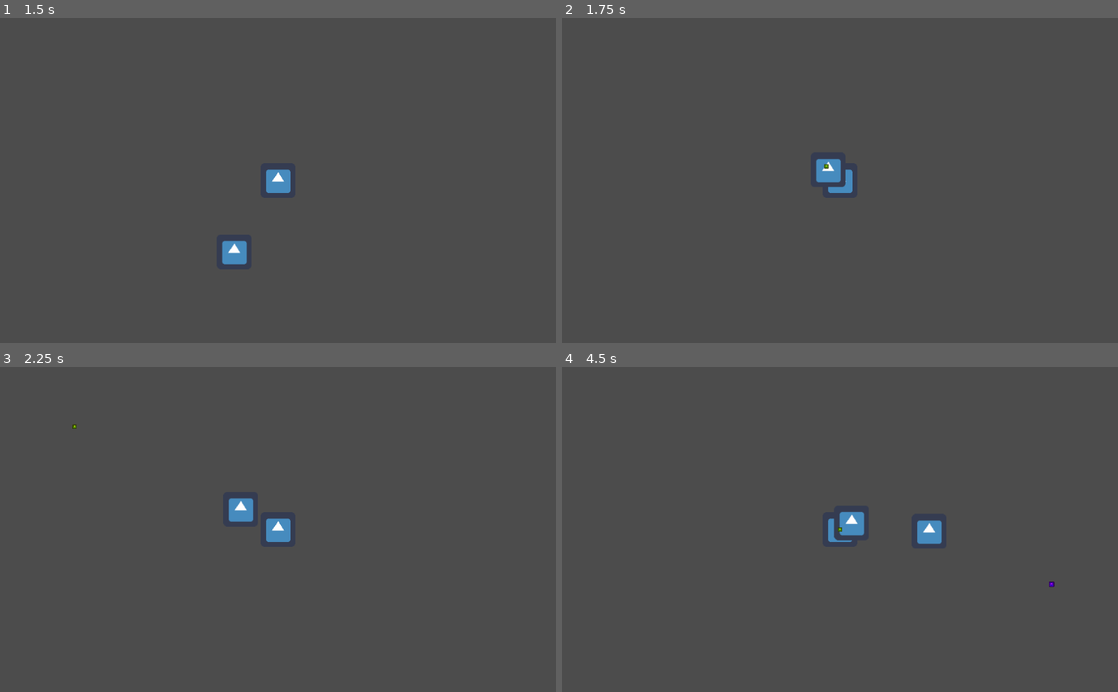
Above: before the commit, frames 1-4 (two rows, left to right).
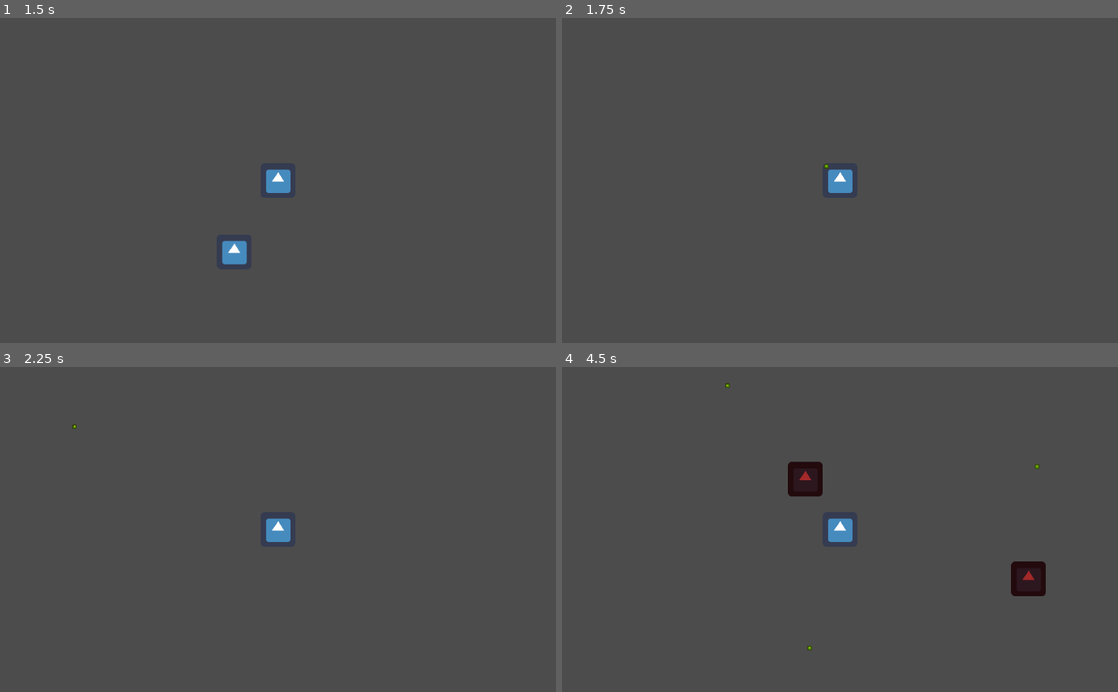
Above: after the commit, the same moments.

Repository: Atroce22/PoringHunters
Game: Godot game, scene res://src/Game.tscn
Same seed, same stepped clock (60 frames per second), same inputs: the game is played once before the commit and once after it. The engine's default icon, where the game draws it, is replaced by a stand-in: a white triangle on a blue panel in a dark square.
Inputs:
- Up to frame 1 (1.5 s): tap Enter at 0.5 s; hold Right (ui_right) 0.53-1.28 s; hold Down (ui_down) from 1.28 s (still down)
- Up to frame 2 (1.75 s): keep holding Down (ui_down)
- Up to frame 3 (2.25 s): release Down (ui_down) at 2.03 s; hold Right (ui_right) from 2.03 s (still down)
- Up to frame 4 (4.5 s): release Right (ui_right) at 2.78 s; hold Up (ui_up) 2.78-3.53 s; hold Left (ui_left) from 3.53 s (still down)

Frame 1 is identical in both runs. In frame 2, 0.3% of the frame differs, in the area x 45-51%, y 43-53%; in frame 3, 0.3%; in frame 4, 2.1%, in the area x 29-89%, y 4-88%.

Commit message:
Initial commit to the repository

Diff:
--- a/project.godot
+++ b/project.godot
@@ -13,6 +13,11 @@
 "class": "Enemy",
 "language": "GDScript",
 "path": "res://src/Enemy.gd"
+}, {
+"base": "Area2D",
+"class": "Expirience",
+"language": "GDScript",
+"path": "res://src/Expirience.gd"
 }, {
 "base": "",
 "class": "GitAPI",
@@ -31,6 +36,7 @@
 } ]
 _global_script_class_icons={
 "Enemy": "",
+"Expirience": "",
 "GitAPI": "",
 "Projectile": "",
 "Unit": ""
--- a/src/Enemy.gd
+++ b/src/Enemy.gd
@@ -1,9 +1,10 @@
 extends Unit
 class_name Enemy
-onready var expScene = load("res://src/Expirience.tscn")
+#onready var expScene = load("res://src/Expirience.tscn")
 
 var lifetime : float = 0.0
 var dead := false
+
 
 func _ready() -> void:
 	self.speed = Vector2(250.0, 250.0)
--- a/src/EnemySpawner.gd
+++ b/src/EnemySpawner.gd
@@ -6,24 +6,35 @@
 onready var screenSize = get_viewport().get_visible_rect().size
 onready var origin := get_node("Origin") as Position2D
 onready var shared_area := get_node("SharedArea") as Area2D
-onready var expScene = load("res://src/Expirience.tscn")
+onready var exp_area := get_node("ExpArea") as Area2D
+#onready var expScene = load("res://src/Expirience.tscn")
 
 var max_lifetime = 10.0
 var enemies : Array = []
+var expirience : Array = []
 var bounding_box : Rect2
+#var space : RID
+#var shape : RID
 
 func _ready() -> void:
+#	space = Physics2DServer.space_create()
+#	shape = Physics2DServer.area_create()
+#	Physics2DServer.area_set_space(shape, space)
 	randomize()
 
 func _exit_tree() -> void:
 	for enemy in enemies:
 		Physics2DServer.free_rid((enemy as Enemy).shape_id)
 	enemies.clear()
+#	for expi in expirience:
+#		Physics2DServer.free_rid((expi as Expirience).shape_id)
+#	expirience.clear()
 
 func _physics_process(delta: float) -> void:
 
 	var used_transform = Transform2D()
 	var enemies_queued_for_destruction = []
+	var expi_queued_for_destruction = []
 
 	for i in enemies.size():
 
@@ -43,12 +54,23 @@
 
 		enemy.lifetime += delta
 
+	for j in expirience.size():
+		var expi = expirience[j] as Expirience
+		if !expi.active:
+			expi_queued_for_destruction.append(expi)
+			continue
+
+	for expi in expi_queued_for_destruction:
+		Physics2DServer.free_rid(expi.shape_id)
+		expirience.erase(expi)
+
 	for enemy in enemies_queued_for_destruction:
-		var expDrop = expScene.instance()
-		get_parent().add_child(expDrop)
-		expDrop.position = enemy.current_position
+#		var expDrop = expScene.instance()
+#		get_parent().add_child(expDrop)
+#		expDrop.position = enemy.current_position
 		Physics2DServer.free_rid(enemy.shape_id)
 		enemies.erase(enemy)
+		spawn_expirience(enemy)
 
 	update()
 
@@ -56,6 +78,8 @@
 	var offset = enemy_image.get_size() / 2.0
 	for enemy in enemies:
 		draw_texture(enemy_image, enemy.current_position - offset)
+	for expi in expirience:
+		draw_texture(enemy_image, expi.current_position - offset, Color.brown)
 
 func set_bounding_box(box: Rect2) -> void:
 	bounding_box = box
@@ -77,11 +101,33 @@
 	Physics2DServer.shape_set_data(_circle_shape, 32)
 
 	Physics2DServer.area_add_shape(shared_area.get_rid(), _circle_shape, used_transform)
-	Physics2DServer.area_set_collision_layer(shared_area.get_rid(), 2)
-	Physics2DServer.area_set_collision_mask(shared_area.get_rid(), 1)
+#	Physics2DServer.area_set_collision_layer(shared_area.get_rid(), 2)
+#	Physics2DServer.area_set_collision_mask(shared_area.get_rid(), 1)
 
 	enemy.shape_id = _circle_shape
 
+
+func spawn_expirience(enemy: Enemy) -> void:
+	var expi : Expirience = Expirience.new()
+	expi.add_to_group("Entity")
+	_configure_collision_for_expirience(expi, enemy)
+	expi.expirience = rand_range(1, 10)
+	expirience.append(expi)
+
+func _configure_collision_for_expirience(expi: Expirience, enemy: Enemy) -> void:
+	var used_transform := Transform2D(0, position)
+	expi.current_position = enemy.current_position
+	used_transform.origin = expi.current_position
+
+	var _circle_shape = Physics2DServer.circle_shape_create()
+	Physics2DServer.shape_set_data(_circle_shape, 16)
+
+	Physics2DServer.area_add_shape(exp_area.get_rid(), _circle_shape, used_transform)
+
+	expi.shape_id = _circle_shape
+
+#	Physics2DServer.area_set_collision_layer(exp_area.get_rid(), 3)
+#	Physics2DServer.area_set_collision_mask(exp_area.get_rid(), 1)
 
 
 #func _on_Timer_timeout() -> void:
--- a/src/EnemySpawner.tscn
+++ b/src/EnemySpawner.tscn
@@ -10,3 +10,9 @@
 [node name="Origin" type="Position2D" parent="."]
 
 [node name="SharedArea" type="Area2D" parent="."]
+collision_layer = 2
+collision_mask = 25
+
+[node name="ExpArea" type="Area2D" parent="."]
+collision_layer = 4
+collision_mask = 0
--- a/src/Expirience.gd
+++ b/src/Expirience.gd
@@ -1,6 +1,10 @@
 extends Area2D
+class_name Expirience
 
 var expirience := 10.0 setget expirience_set, expirience_get
+var shape_id : RID
+var active = true
+var current_position : Vector2
 
 func expirience_set(value: float) -> void:
 	expirience = value
@@ -9,7 +13,8 @@
 	return expirience
 
 func _physics_process(delta: float) -> void:
-	for i in get_tree().get_nodes_in_group("Player"):
-		if $".".overlaps_body(i):
-			i.expirience = expirience
-			$".".queue_free()
+#	for i in get_tree().get_nodes_in_group("Player"):
+#		if $".".overlaps_body(i):
+#			i.expirience = expirience
+#			$".".queue_free()
+	pass
--- a/src/Expirience.tscn
+++ b/src/Expirience.tscn
@@ -3,12 +3,13 @@
 [ext_resource path="res://icon.png" type="Texture" id=1]
 [ext_resource path="res://src/Expirience.gd" type="Script" id=2]
 
-[sub_resource type="CircleShape2D" id=1]
-radius = 5.0
+[sub_resource type="RectangleShape2D" id=1]
+extents = Vector2( 4, 4 )
 
-[node name="Expirience" type="Area2D"]
+[node name="Expirience" type="Area2D" groups=["Entity"]]
 light_mask = 4
-collision_layer = 4
+collision_layer = 0
+collision_mask = 0
 script = ExtResource( 2 )
 
 [node name="Sprite" type="Sprite" parent="."]
--- a/src/Game.gd
+++ b/src/Game.gd
@@ -15,7 +15,9 @@
 	for player in get_tree().get_nodes_in_group("Player"):
 		boundary_rect = Rect2(player.position - screen_size, screen_size * 2)
 	enemy_spawner_area.set_bounding_box(boundary_rect)
+
 	player.set_enemy_list(enemy_spawner_area.enemies)
+	player.set_expirience_list(enemy_spawner_area.expirience)
 
 func _on_Timer_timeout() -> void:
 	enemy_spawner_area.spawn_enemy()
--- a/src/MagicMissile.gd
+++ b/src/MagicMissile.gd
@@ -4,15 +4,15 @@
 var enemies : Array = []
 
 func _ready() -> void:
-	self.damage = 25.0
+	self.damage = 100.0
 	self.speed = Vector2(500.0, 500.0)
 	self.hp = 3
 
 func _physics_process(delta: float) -> void:
-	for i in get_tree().get_nodes_in_group("Enemy"):
-		if $".".overlaps_body(i):
-			i.take_damage(damage)
-			self.hp -= 1
+#	for i in get_tree().get_nodes_in_group("Enemy"):
+#		if $".".overlaps_body(i):
+#			i.take_damage(damage)
+#			self.hp -= 1
 	self.translate(velocity * delta)
 	if !$VisibilityNotifier2D.is_on_screen():
 		self.queue_free()
@@ -23,6 +23,7 @@
 func _on_MagicMissile_area_shape_entered(area_rid: RID, area: Area2D, area_shape_index: int, local_shape_index: int) -> void:
 	if detecting:
 		self.hp -= 1
+#		print(area_shape_index, " ", enemies.size())
 		enemies[area_shape_index].take_damage(damage)
 #		detecting = false
 #		yield(get_tree().create_timer(0.1), "timeout")
--- a/src/Player.gd
+++ b/src/Player.gd
@@ -7,6 +7,7 @@
 var expirience := 0.0 setget expirience_set, expirience_get
 var expirienceToLevel := 100.0 setget expirienceToLevel_set, expirienceToLevel_get
 var enemies : Array = []
+var expirience_list : Array = []
 var closest_target
 
 func _ready() -> void:
@@ -65,9 +66,18 @@
 func set_enemy_list(list : Array) -> void:
 	enemies = list
 
+func set_expirience_list(list : Array) -> void:
+	expirience_list = list
+
 func _on_Timer_timeout() -> void:
 	var missile = magicMissile.instance()
 	get_parent().add_child(missile)
 	missile.position = self.position
 	missile.velocity = missile.speed * directionToTarget
 	missile.set_enemy_list(enemies)
+
+
+
+func _on_Area2D_area_shape_entered(area_rid: RID, area: Area2D, area_shape_index: int, local_shape_index: int) -> void:
+	expirience_list[area_shape_index].active = false
+	self.expirience = expirience_list[area_shape_index].expirience
--- a/src/Player.tscn
+++ b/src/Player.tscn
@@ -25,8 +25,11 @@
 [node name="Timer" type="Timer" parent="."]
 
 [node name="Area2D" type="Area2D" parent="."]
+collision_layer = 0
+collision_mask = 4
 
 [node name="CollisionShape2D" type="CollisionShape2D" parent="Area2D"]
 shape = SubResource( 2 )
 
 [connection signal="timeout" from="Timer" to="." method="_on_Timer_timeout"]
+[connection signal="area_shape_entered" from="Area2D" to="." method="_on_Area2D_area_shape_entered"]
